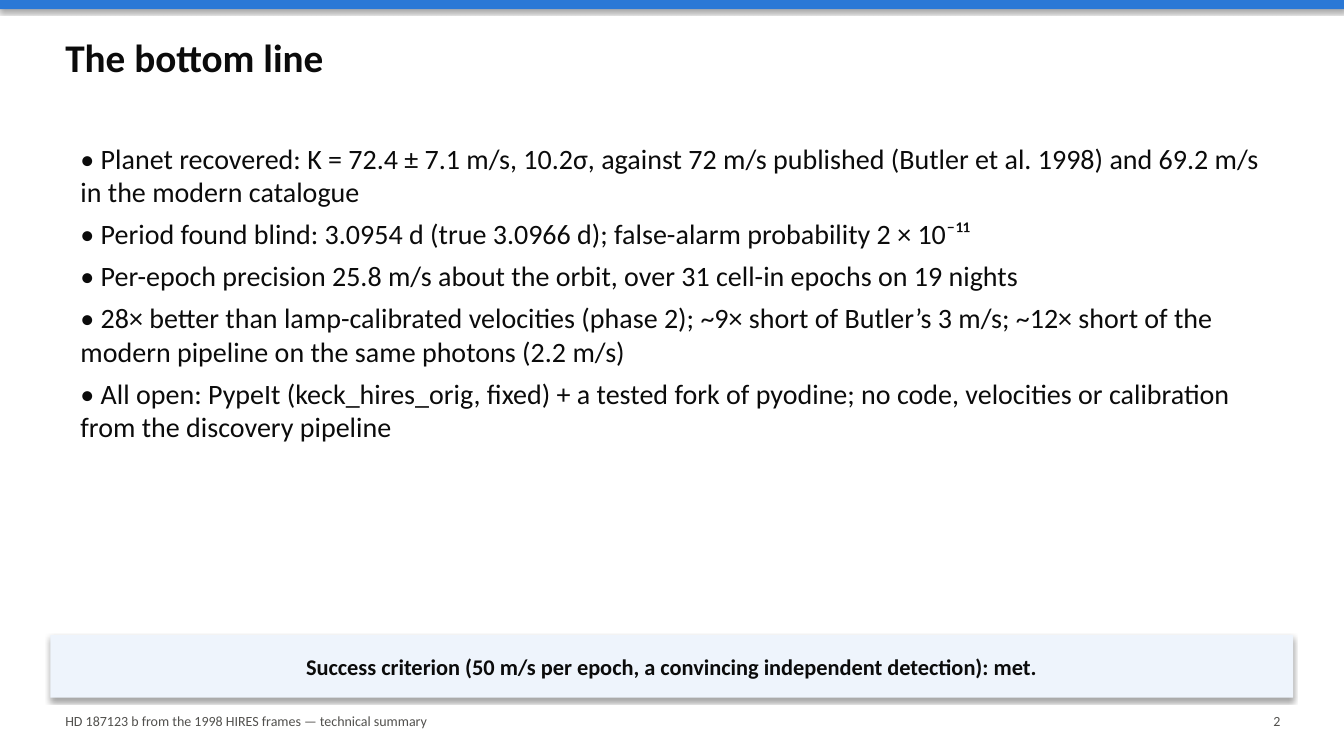
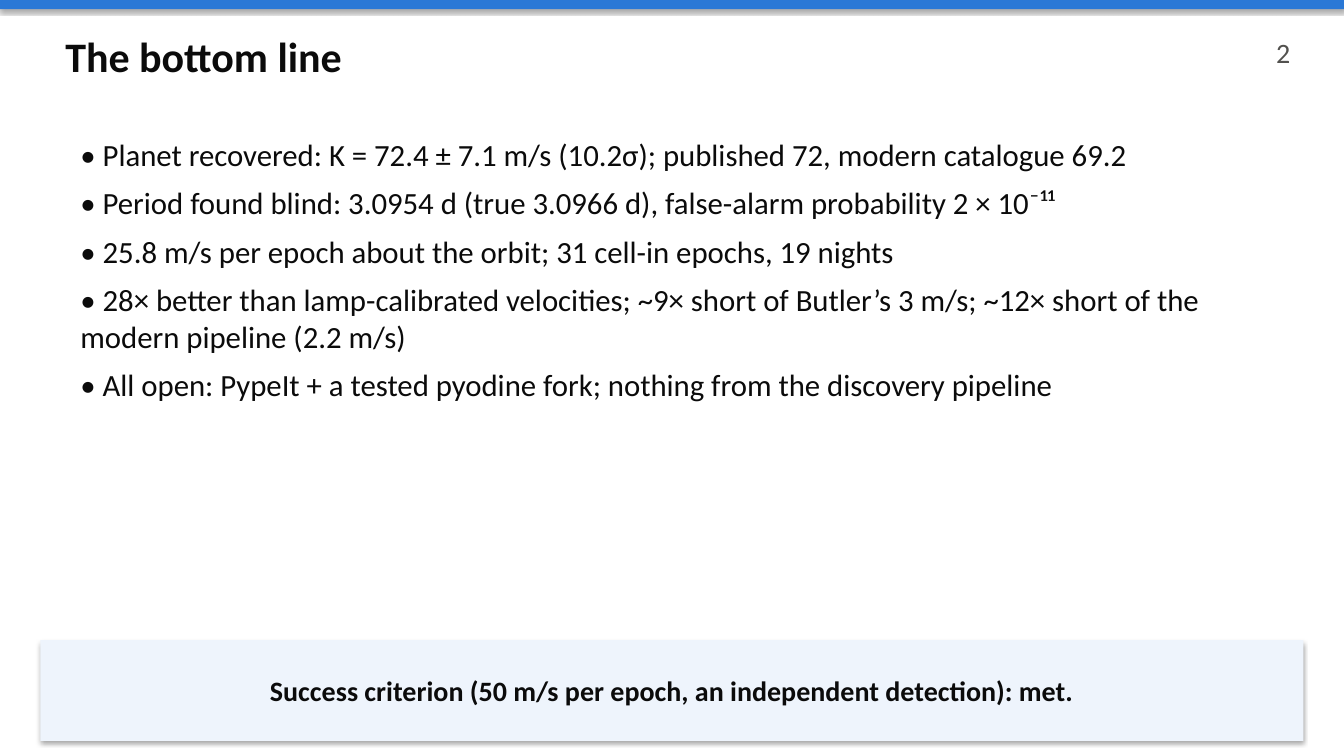
Before and after one commit to pypeit/first-hires-exoplanet, a slide deck: slide 2 of docs/slides/technical_summary.pptx. Drawn at 1344x756 pixels with LibreOffice and Linux fonts; fonts in the diff are those of the drawing. Boxes give left, top, right and bottom in pixels: in the first picture for what was removed or moved away, otherwise in the second. Text is boxed around its words. In the diff, an @@ line names an element or a change of style, - is before the commit and + after.

```diff
--- a/docs/slides/technical_summary.pptx
+++ b/docs/slides/technical_summary.pptx
@@ text "The bottom line" at (65, 42, 342, 73): size 28 to 30 pt; more space between paragraphs @@
@@ text "2": place and size @@
-text "2" at (1273, 717, 1280, 726)
+text "2" at (1276, 45, 1290, 63)
@@ text "2" at (1276, 45, 1290, 63): size 10 to 20 pt; more space between paragraphs @@
@@ text at (80, 143, 1199, 402): text changed; size 20 to 22 pt @@
-• Planet recovered: K = 72.4 ± 7.1 m/s, 10.2σ, against 72 m/s published (Butler et al. 1998) and 69.2 m/s in the modern catalogue
-• Period found blind: 3.0954 d (true 3.0966 d); false-alarm probability 2 × 10⁻¹¹
-• Per-epoch precision 25.8 m/s about the orbit, over 31 cell-in epochs on 19 nights
-• 28× better than lamp-calibrated velocities (phase 2); ~9× short of Butler’s 3 m/s; ~12× short of the modern pipeline on the same photons (2.2 m/s)
-• All open: PypeIt (keck_hires_orig, fixed) + a tested fork of pyodine; no code, velocities or calibration from the discovery pipeline
+• Planet recovered: K = 72.4 ± 7.1 m/s (10.2σ); published 72, modern catalogue 69.2
+• Period found blind: 3.0954 d (true 3.0966 d), false-alarm probability 2 × 10⁻¹¹
+• 25.8 m/s per epoch about the orbit; 31 cell-in epochs, 19 nights
+• 28× better than lamp-calibrated velocities; ~9× short of Butler’s 3 m/s; ~12× short of the modern pipeline (2.2 m/s)
+• All open: PypeIt + a tested pyodine fork; nothing from the discovery pipeline
@@ rectangle "Success criterion (50 m/s per ...": place and size @@
-rectangle "Success criterion (50 m/s per ..." at (50, 635, 1294, 698)
+rectangle "Success criterion (50 m/s per ..." at (40, 640, 1304, 741)
@@ text in rectangle at (270, 680, 1073, 706): text changed; size 16 to 20 pt @@
-Success criterion (50 m/s per epoch, a convincing independent detection): met.
+Success criterion (50 m/s per epoch, an independent detection): met.
@@ text removed at (65, 716, 427, 729) @@
-HD 187123 b from the 1998 HIRES frames — technical summary
```
Also in this commit, not shown: 26 other slides changed, 3 slides added, 1 slide removed, 2 other files.
